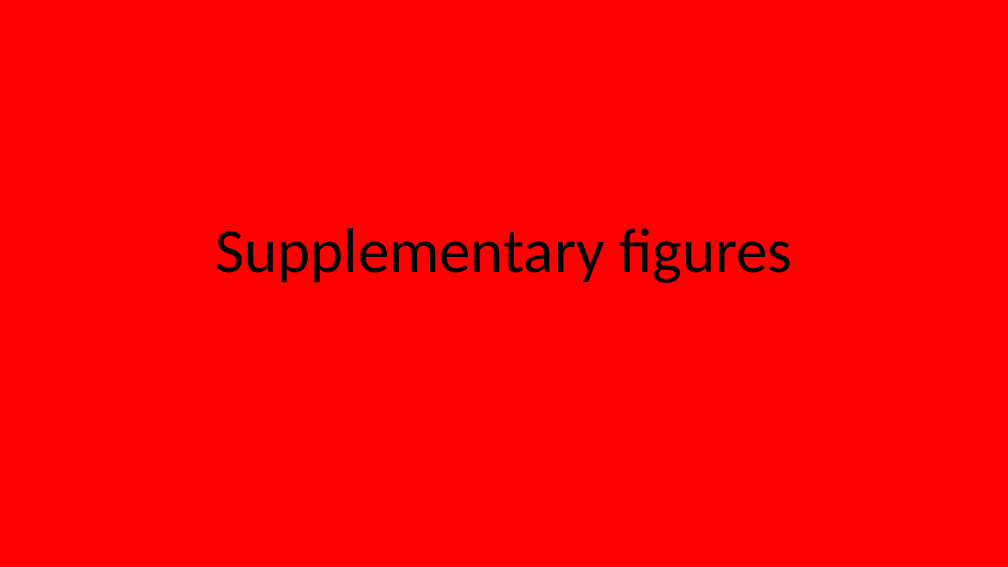
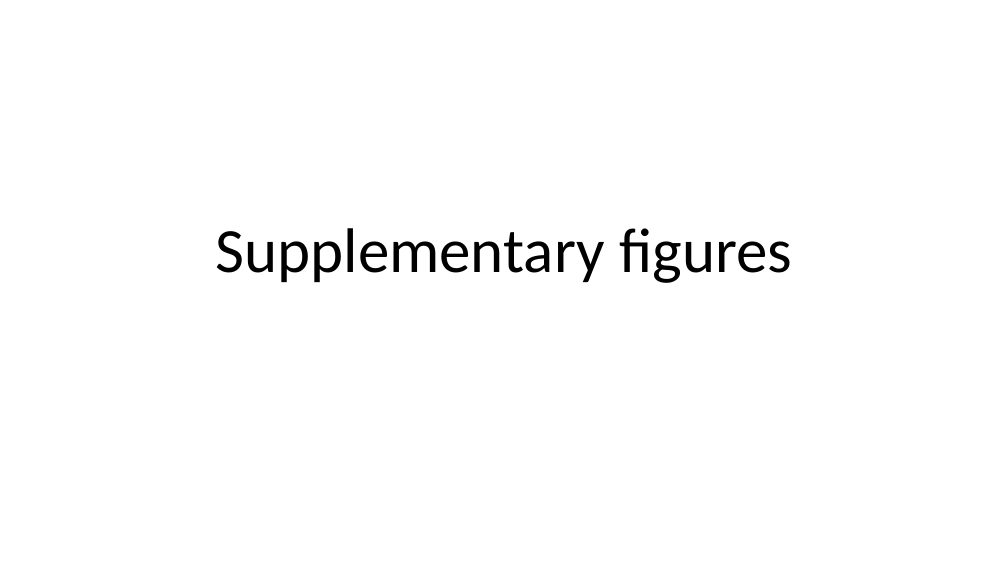
Before and after one commit to wangxsiyu/Fellous_Siyu_RatEE, a slide deck: slide 12 of Manuscript/figures_new_SW3-JM1-RW0.pptx (slide 13 before the commit). Drawn at 1008x567 pixels with LibreOffice and Linux fonts; fonts in the diff are those of the drawing. Boxes give left, top, right and bottom in pixels: in the first picture for what was removed or moved away, otherwise in the second. Text is boxed around its words. In the diff, an @@ line names an element or a change of style, - is before the commit and + after.

Commit message:
figure all

```diff
--- a/Manuscript/figures_new_SW3-JM1-RW0.pptx
+++ b/Manuscript/figures_new_SW3-JM1-RW0.pptx
@@ background #FF0000 to #FFFFFF @@
```
Also in this commit, not shown: 1 other slide changed, 9 slides added, 9 slides removed, 40 other files.
